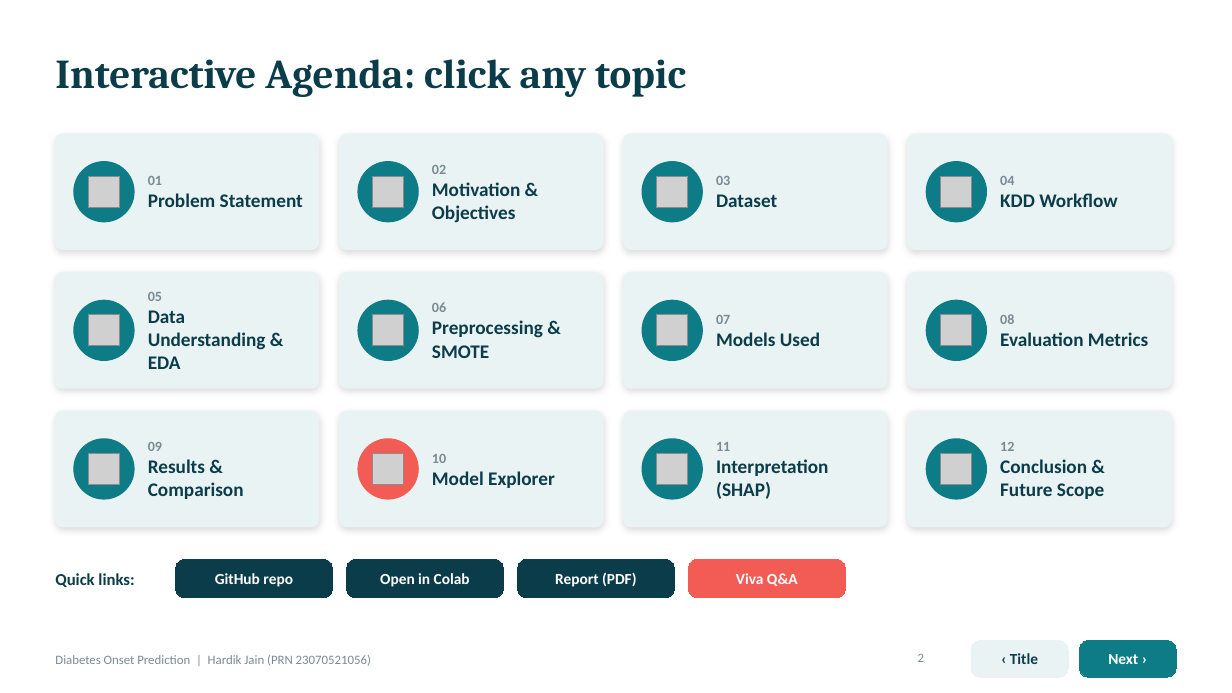
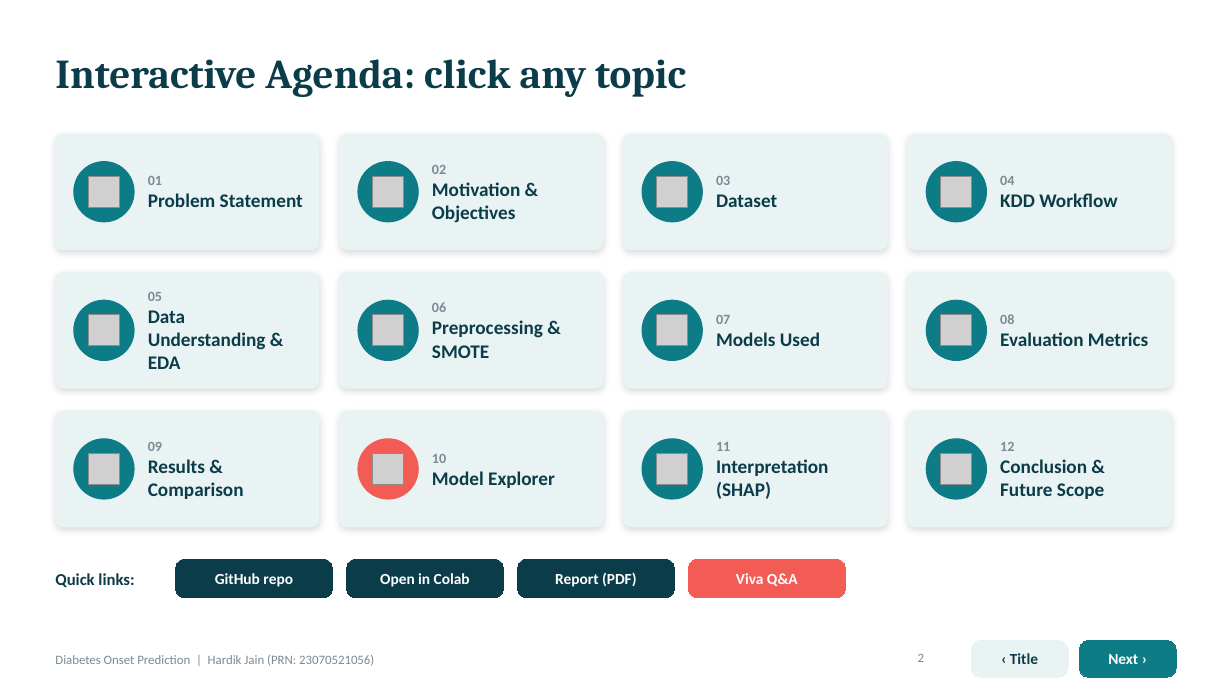
Before and after one commit to hardikjain2005/-Predictive-Analytics-CA-3-Diabetes-Onset-Prediction-Using-Machine-Learning, a slide deck: slide 2 of presentation/Diabetes_Onset_Prediction_Presentation.pptx. Drawn at 1232x693 pixels with LibreOffice and Linux fonts; fonts in the diff are those of the drawing; grey boxes stand for pictures. Boxes give left, top, right and bottom in pixels: in the first picture for what was removed or moved away, otherwise in the second. Text is boxed around its words. In the diff, an @@ line names an element or a change of style, - is before the commit and + after.

```diff
--- a/presentation/Diabetes_Onset_Prediction_Presentation.pptx
+++ b/presentation/Diabetes_Onset_Prediction_Presentation.pptx
@@ text at (55, 655, 374, 666): text changed @@
-Diabetes Onset Prediction | Hardik Jain (PRN 23070521056)
+Diabetes Onset Prediction | Hardik Jain (PRN: 23070521056)
```
Also in this commit, not shown: 20 other slides changed.
